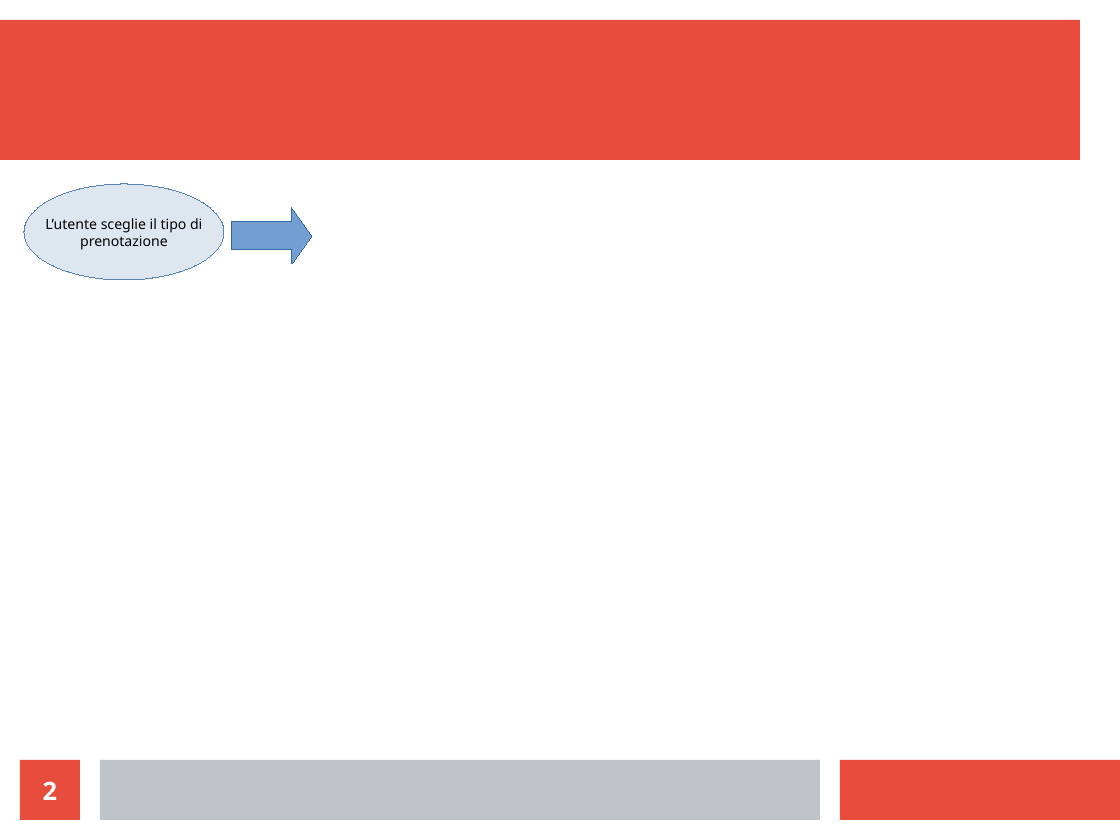
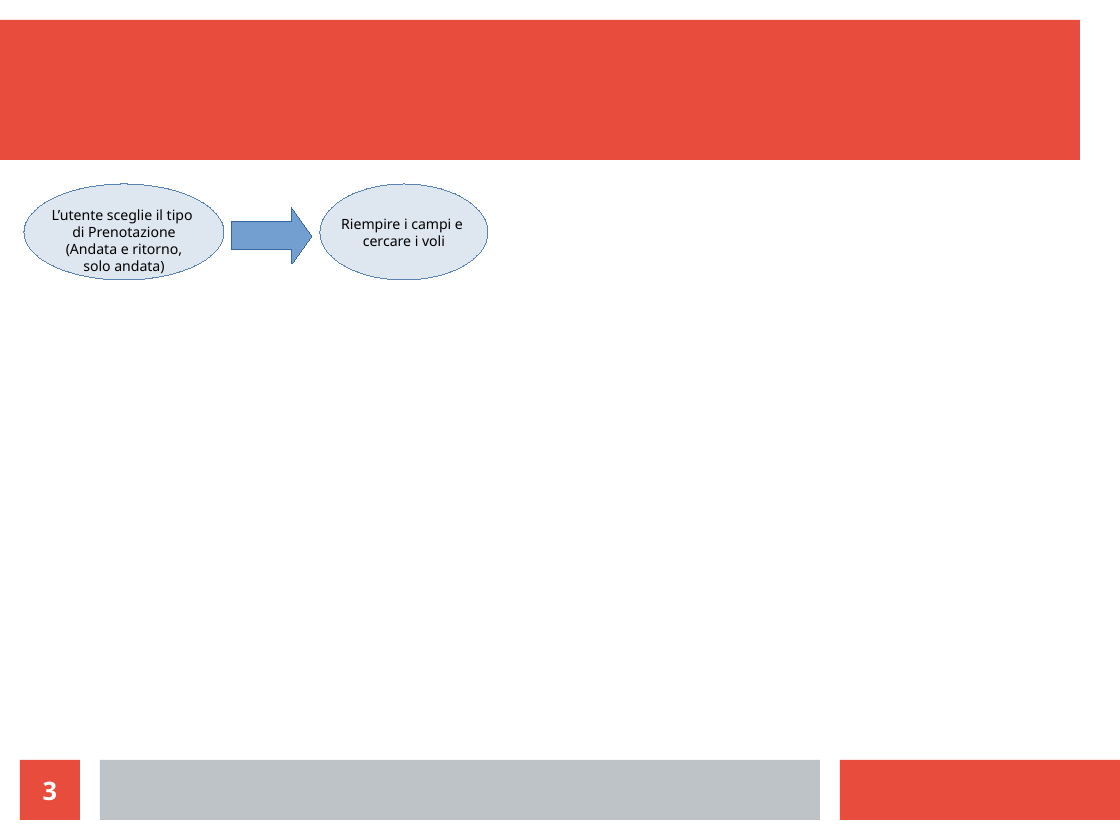
Before and after one commit to LoreGerm/Aeroporto, a slide deck: slide 3 of Aeroporto/carte/power point.odp (slide 2 before the commit). Drawn at 1120x840 pixels with LibreOffice and Linux fonts; fonts in the diff are those of the drawing. Boxes give left, top, right and bottom in pixels: in the first picture for what was removed or moved away, otherwise in the second. Text is boxed around its words. In the diff, an @@ line names an element or a change of style, - is before the commit and + after.

```diff
--- a/Aeroporto/carte/power point.odp
+++ b/Aeroporto/carte/power point.odp
@@ text in ellipse at <box>52,209,193,274</box>: text changed @@
-L’utente sceglie il tipo di
-prenotazione
+L’utente sceglie il tipo
+di Prenotazione
+(Andata e ritorno,
+solo andata)
@@ ellipse added at <box>320,184,488,279</box>, fill #DEE6EF, outline #5983B0 0 pt, 10 pt, text #000000 @@
+Riempire i campi e
+cercare i voli
@@ page number at <box>43,781,58,801</box>: text changed @@
-2
+3
```
Also in this commit, not shown: 1 slide added, 2 other files.
